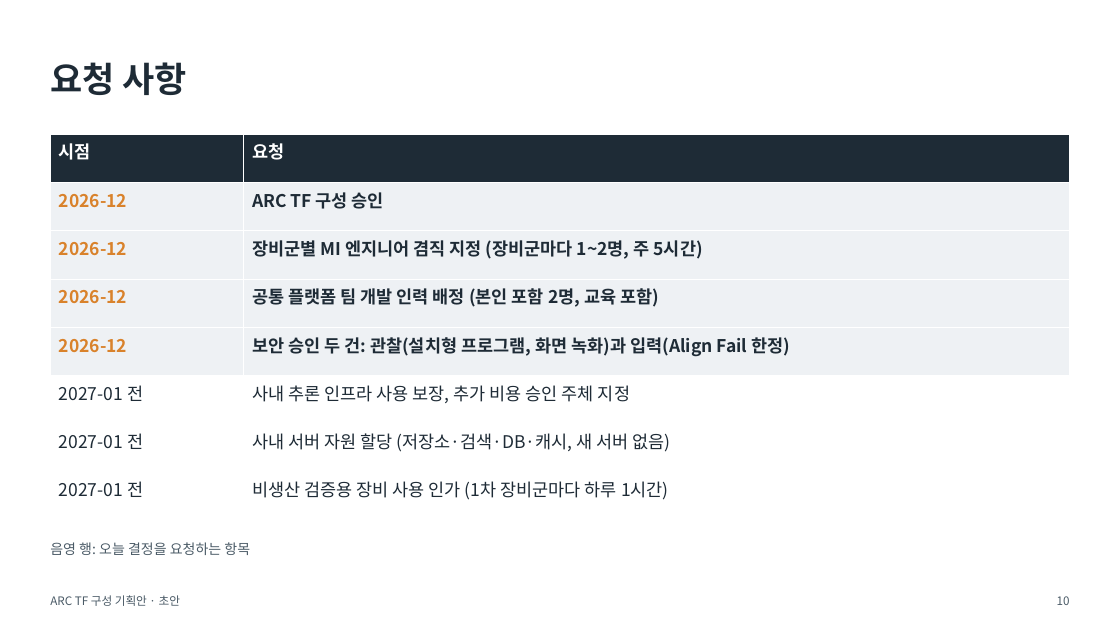
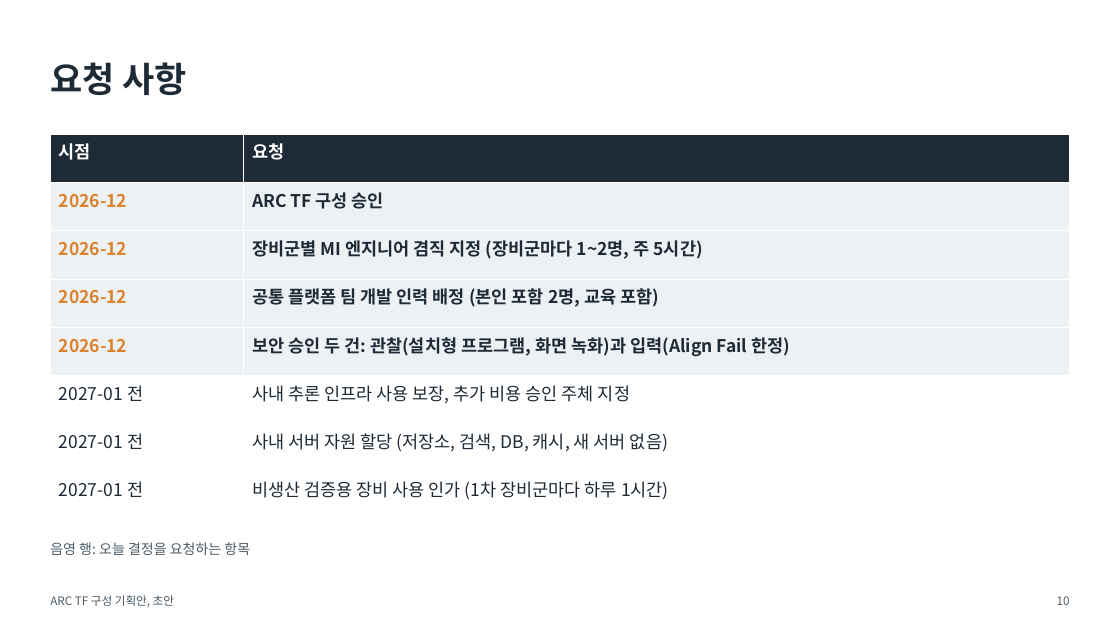
Before and after one commit to DarrenKoi/pm_notes, a slide deck: slide 10 of my-task/arc-tf/deliverables/arc-tf-proposal.pptx. Drawn at 1120x630 pixels with LibreOffice and Linux fonts; fonts in the diff are those of the drawing. Boxes give left, top, right and bottom in pixels: in the first picture for what was removed or moved away, otherwise in the second. Text is boxed around its words. In the diff, an @@ line names an element or a change of style, - is before the commit and + after.

```diff
--- a/my-task/arc-tf/deliverables/arc-tf-proposal.pptx
+++ b/my-task/arc-tf/deliverables/arc-tf-proposal.pptx
@@ table at <box>50,134,1070,521</box> @@
-row 7, column 2: 사내 서버 자원 할당 (저장소·검색·DB·캐시, 새 서버 없음)
+row 7, column 2: 사내 서버 자원 할당 (저장소, 검색, DB, 캐시, 새 서버 없음)
@@ text at <box>50,595,174,607</box>: text changed @@
-ARC TF 구성 기획안 · 초안
+ARC TF 구성 기획안, 초안
```
Also in this commit, not shown: 9 other slides changed, 28 other files.
